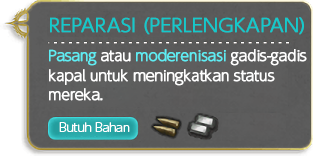
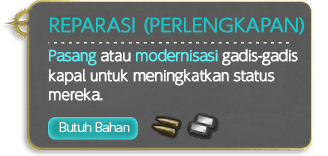
Layered file, before and after one edit (328px x 156px). Changes by layer:
renamed "Pasang atau moderenisasi gadis-gadis kapal untuk meningkatkan s" to "Pasang atau modernisasi gadis-gadis kapal untuk meningkatkan st", painted on it over (x1=180, y1=49, x2=307, y2=66)
